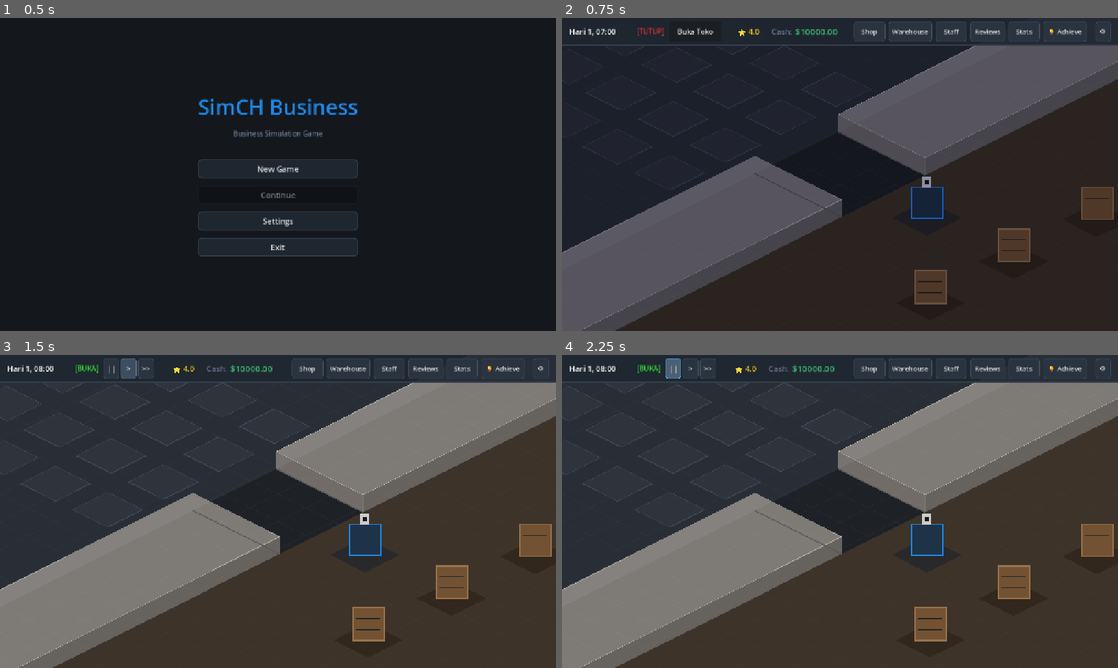
Above: before the commit, frames 1-4 (two rows, left to right).
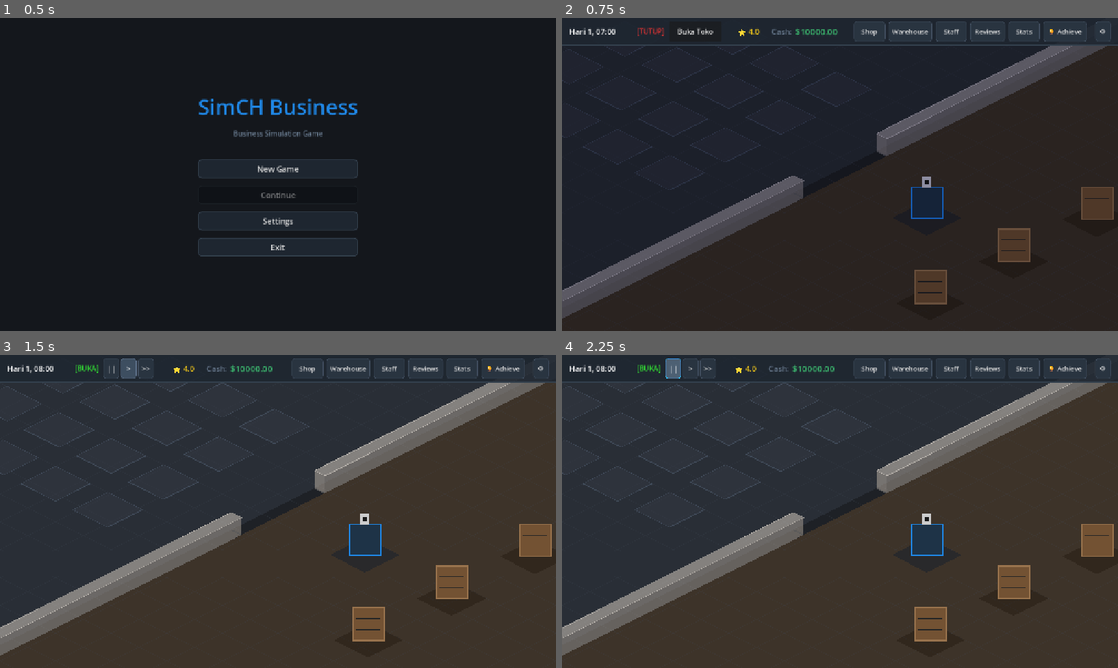
Above: after the commit, the same moments.

Repository: cephiii94/SIMCH-BUSINESS-GODOT
Game: Godot game, scene res://src/main.tscn
The game is run twice, just before and just after one commit, with the same random seed, the same clock (stepped at 60 frames per second) and the same inputs.
Inputs:
- Up to frame 1 (0.5 s): no input
- Up to frame 2 (0.75 s): click "New Game" at 0.5 s
- Up to frame 3 (1.5 s): click "Buka Toko" at 1.25 s
- Up to frame 4 (2.25 s): click "||" at 2 s

Frame 1 is identical in both runs. In frame 2, 19% of the frame differs, in the area x 0-100%, y 8-100%; in frame 3, 21%; in frame 4, 21%.

Commit message:
feat: adjust isometric floor and wall dimensions for improved layout accuracy

Diff:
--- a/src/world/map.gd
+++ b/src/world/map.gd
@@ -87,14 +87,14 @@
 	var half_size: int = MAP_SIZE / 2
 
 	# 1. Gambar Area Lantai Isometrik (Toko di kanan, Gudang di kiri)
-	# Lantai Toko Ritel (Sisi Kanan, x > 100) - Coklat Kayu Hangat
-	draw_iso_rect(Rect2(100, -half_size, half_size - 100, MAP_SIZE), Color(0.24, 0.20, 0.16, 1.0))
+	# Lantai Toko Ritel (Sisi Kanan, x > 12) - Coklat Kayu Hangat
+	draw_iso_rect(Rect2(12, -half_size, half_size - 12, MAP_SIZE), Color(0.24, 0.20, 0.16, 1.0))
 
-	# Lantai Gudang (Sisi Kiri, x < -100) - Kelabu Beton
-	draw_iso_rect(Rect2(-half_size, -half_size, half_size - 100, MAP_SIZE), Color(0.16, 0.18, 0.21, 1.0))
+	# Lantai Gudang (Sisi Kiri, x < -12) - Kelabu Beton
+	draw_iso_rect(Rect2(-half_size, -half_size, half_size - 12, MAP_SIZE), Color(0.16, 0.18, 0.21, 1.0))
 
-	# Koridor Penghubung Tengah (-100 <= x <= 100) - Abu-Abu Gelap
-	draw_iso_rect(Rect2(-100, -half_size, 200, MAP_SIZE), Color(0.12, 0.13, 0.15, 1.0))
+	# Koridor Penghubung Tengah (-12 <= x <= 12) - Abu-Abu Gelap
+	draw_iso_rect(Rect2(-12, -half_size, 24, MAP_SIZE), Color(0.12, 0.13, 0.15, 1.0))
 
 	# 2. Gambar Garis Kisi-Kisi miring (Grid Overlay)
 	var grid_color: Color = Color(0.25, 0.28, 0.33, 0.25)
@@ -140,13 +140,13 @@
 	var wall_base_color: Color = Color(0.85, 0.80, 0.74, 0.5) # Transparansi 50% krem
 
 	# Dinding atas (y dari -half_size sampai -96)
-	draw_extruded_wall(Rect2(-100, -half_size, 200, half_size - 96), 40.0, wall_base_color)
+	draw_extruded_wall(Rect2(-12, -half_size, 24, half_size - 96), 40.0, wall_base_color)
 	# Dinding bawah (y dari 96 sampai half_size)
-	draw_extruded_wall(Rect2(-100, 96, 200, half_size - 96), 40.0, wall_base_color)
+	draw_extruded_wall(Rect2(-12, 96, 24, half_size - 96), 40.0, wall_base_color)
 
 	# Celah pintu terbuka (y dari -96 ke 96) - Gambar garis ambang pintu
-	draw_line(cartesian_to_iso(Vector2(-100, -96)), cartesian_to_iso(Vector2(100, -96)), Color(0.35, 0.35, 0.35), 3.0)
-	draw_line(cartesian_to_iso(Vector2(-100, 96)), cartesian_to_iso(Vector2(100, 96)), Color(0.35, 0.35, 0.35), 3.0)
+	draw_line(cartesian_to_iso(Vector2(-12, -96)), cartesian_to_iso(Vector2(12, -96)), Color(0.35, 0.35, 0.35), 3.0)
+	draw_line(cartesian_to_iso(Vector2(-12, 96)), cartesian_to_iso(Vector2(12, 96)), Color(0.35, 0.35, 0.35), 3.0)
 
 	# 8. Gambar Dinding Batas Luar Peta (Solid 80px Tinggi - Krem hangat pejal untuk efek ruangan dalam reference)
 	var outer_wall_color: Color = Color(0.85, 0.80, 0.74, 1.0) # Pejal 100% krem
